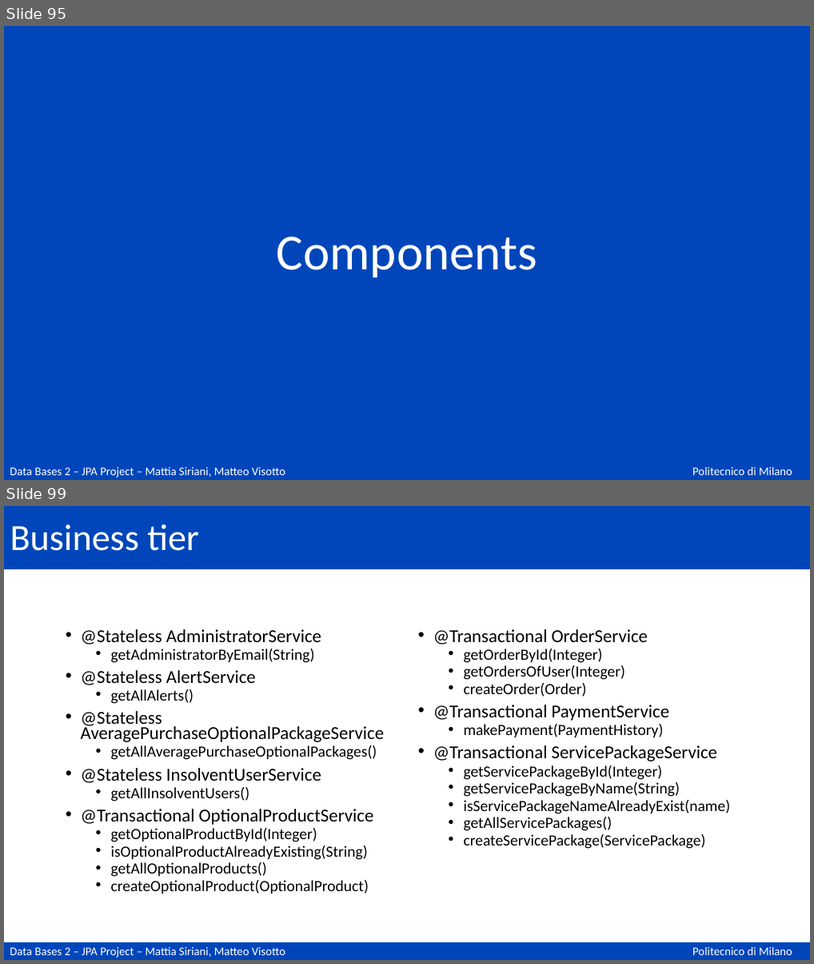
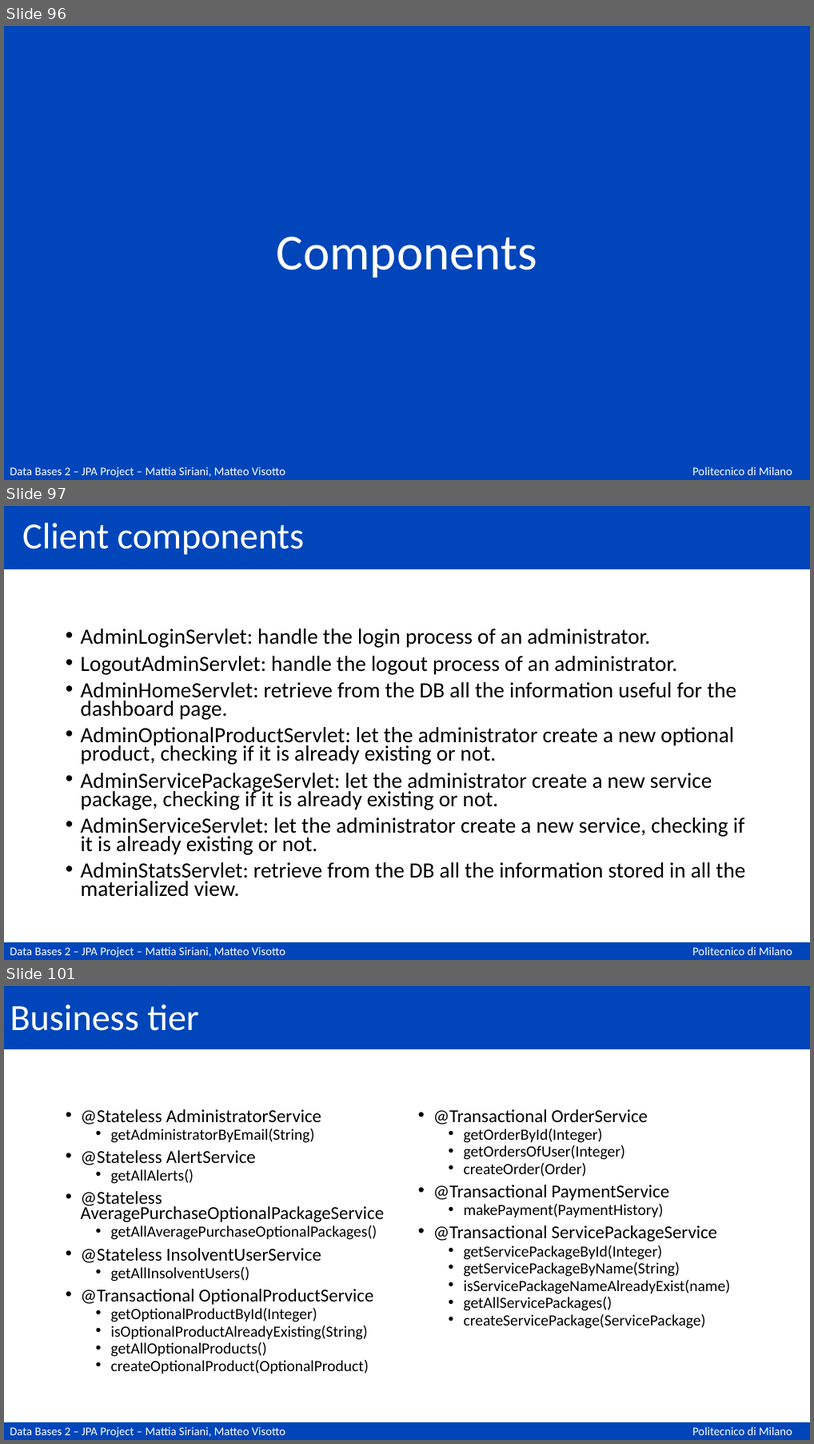
Before and after one commit to matteovisotto/DB2-SirianiVisotto, a slide deck: Documentation.pptx. Shown one above the other, each under a label of ours: slides 95 and 99 before the commit, slides 96, 97 and 101 after it; the slides between them are not shown. The pictures are 814x964 and 814x1444 pixels, drawn with LibreOffice and Linux fonts; fonts in the diff are those of the drawing. Boxes give left, top, right and bottom in pixels: in the first picture for what was removed or moved away, otherwise in the second. Text is boxed around its words. In the diff, an @@ line names an element or a change of style, - is before the commit and + after.

```diff
--- a/Documentation.pptx
+++ b/Documentation.pptx
@@ slide 97 added at (x1=4, y1=506, x2=810, y2=960), background #FFFFFF; not listed: 3 template elements that a slide beside it also shows @@
@@ title added at (x1=22, y1=523, x2=305, y2=555), 44 pt, text #FFFFFF @@
+Client components
@@ text added at (x1=81, y1=628, x2=746, y2=896), 25.9 pt, text #000000 @@
+• AdminLoginServlet: handle the login process of an administrator.
+• LogoutAdminServlet: handle the logout process of an administrator.
+• AdminHomeServlet: retrieve from the DB all the information useful for the dashboard page.
+• AdminOptionalProductServlet: let the administrator create a new optional product, checking if it is already existing or not.
+• AdminServicePackageServlet: let the administrator create a new service package, checking if it is already existing or not.
+• AdminServiceServlet: let the administrator create a new service, checking if it is already existing or not.
+• AdminStatsServlet: retrieve from the DB all the information stored in all the materialized view.
@@ what was slide 95 is now slide 96 @@
@@ what was slide 99 is now slide 101 @@
```
Also in this commit, not shown: 5 slides changed, 3 other slides added, 2 slides removed.
